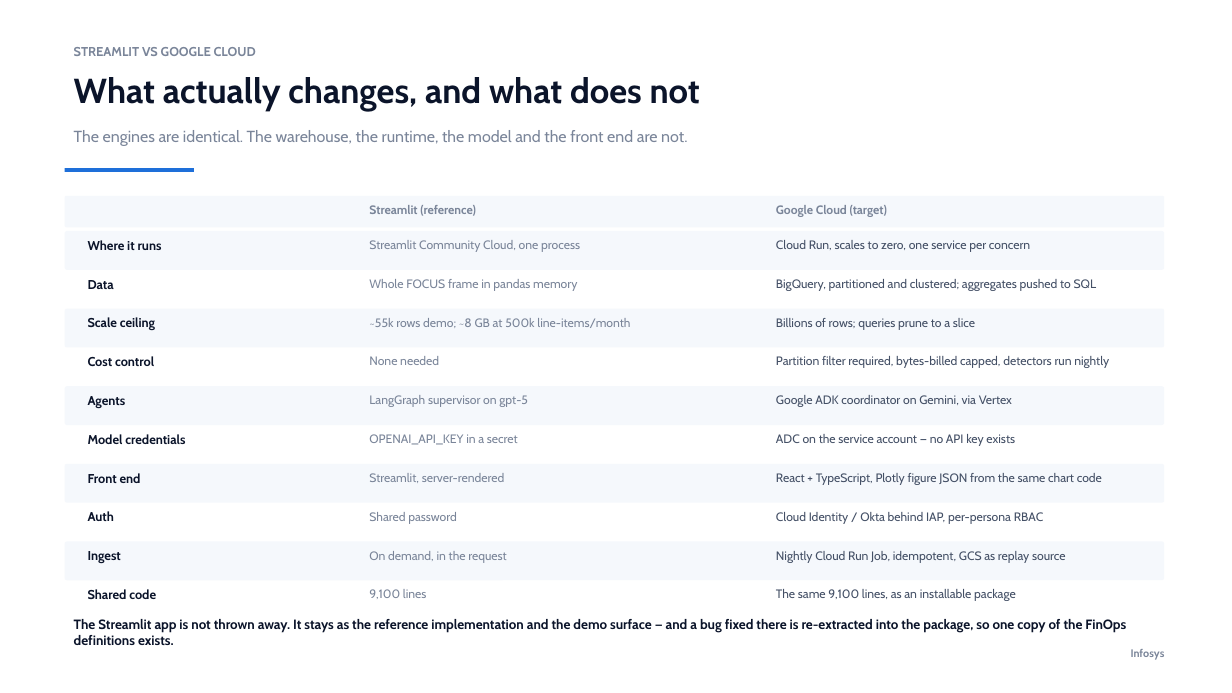
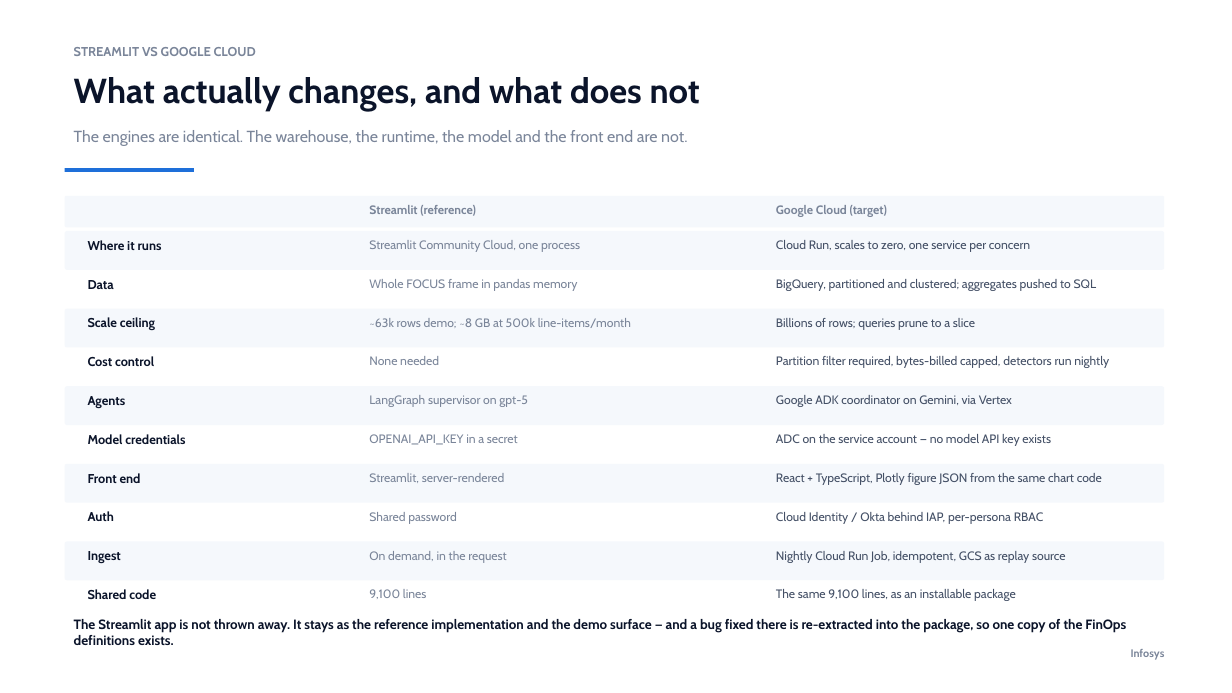
Before and after one commit to ajittgosavii/finops-gcp, a slide deck: slide 6 of Infosys_FinOps_GCP_Platform.pptx. Drawn at 1232x693 pixels with LibreOffice and Linux fonts; fonts in the diff are those of the drawing. Boxes give left, top, right and bottom in pixels: in the first picture for what was removed or moved away, otherwise in the second. Text is boxed around its words. In the diff, an @@ line names an element or a change of style, - is before the commit and + after.

```diff
--- a/Infosys_FinOps_GCP_Platform.pptx
+++ b/Infosys_FinOps_GCP_Platform.pptx
@@ text at (369, 318, 631, 328): text changed @@
-~55k rows demo; ~8 GB at 500k line-items/month
+~63k rows demo; ~8 GB at 500k line-items/month
@@ text at (776, 434, 1051, 446): text changed @@
-ADC on the service account — no API key exists
+ADC on the service account — no model API key exists
```
Also in this commit, not shown: 14 other slides changed, 24 other files.
